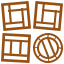
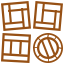
Revision of a layered 64px x 64px image; what changed, layer by layer:
painted on "Ellipse 2" over [39, 39, 57, 57]
painted on "Ellipse 1" over [34, 34, 62, 62]
painted on "Rectangle 2" over [3, 35, 29, 61]
painted on "Rectangle 1 copy" over [35, 3, 61, 29]
painted on "Rectangle 1" over [3, 3, 29, 29]
